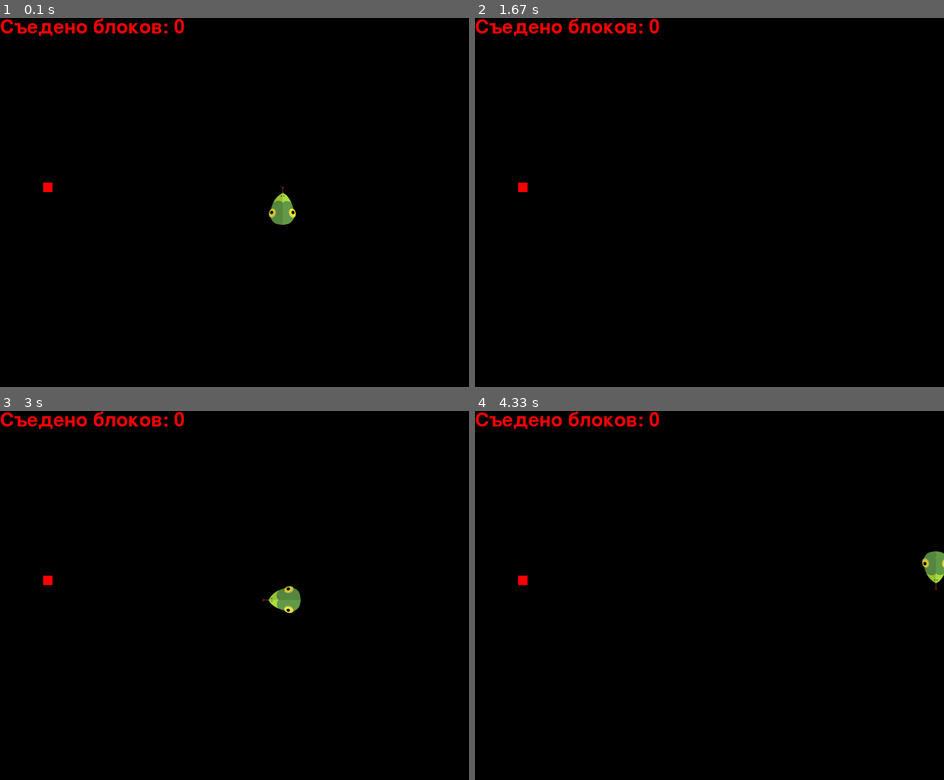
Above: before the commit, frames 1-4 (two rows, left to right).
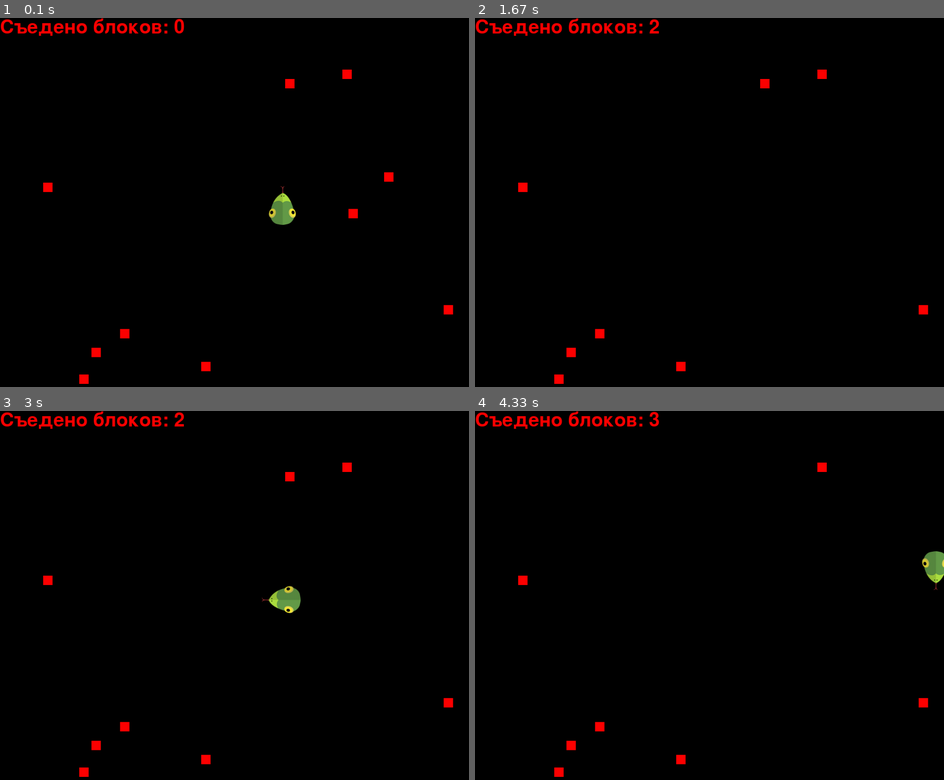
Above: after the commit, the same moments.

Repository: ImLuckyJr/it-academy-evraz
Game: pygame game, started from python/pygame/6 - мини игры змейка/игра 1.py
Two runs of this game, one before a commit and one after it. Both use one fixed random seed, a clock stepped at 60 frames per second and the inputs below.
Inputs:
- Up to frame 1 (0.1 s): no input
- Up to frame 2 (1.67 s): hold Right 0.33-0.8 s; hold Up 0.83-1.13 s; hold Right 1.17-1.63 s
- Up to frame 3 (3 s): hold Left 1.67-2.2 s; hold Down 2.23-2.53 s; hold Left 2.57-2.97 s
- Up to frame 4 (4.33 s): hold Up 3-3.37 s; hold Right 3.4-4.03 s; hold Down from 4.07 s (still down)

The runs differ from the first frame. In frame 1, 0.5% of the frame differs, in the area x 16-97%, y 13-100%; in frame 2, 0.4%; in frame 3, 0.4%; in frame 4, 0.4%.

Commit message:
Доработали змейку

Diff:
--- a/python/pygame/6 - мини игры змейка/игра 1.py
+++ b/python/pygame/6 - мини игры змейка/игра 1.py
@@ -84,21 +84,23 @@
 
     # создание ректа блока еды
     if len(foods) == 0:
-        foodrect = foodblock.get_rect()
-        foodrect.centerx = random.randint(0, WIDTH)
-        foodrect.centery = random.randint(0, HEIGHT)
-        foods.append(foodrect)
+        for i in range(10):
+            foodrect = foodblock.get_rect()
+            foodrect.centerx = random.randint(0, WIDTH)
+            foodrect.centery = random.randint(0, HEIGHT)
+            foods.append(foodrect)
 
     # проверка столкновения блока еды и змеи
-    if len(foods) > 0:
-        if block2rect.colliderect(foods[0]) == True:
+    for i in range(len(foods)):
+        if block2rect.colliderect(foods[i]) == True:
             # foods = []
-            foods.pop(0)
+            foods.pop(i)
             count += 1
+            break
 
     # рисуем блок еды
-    if len(foods) > 0:
-        mainScreen.blit(foodblock, foods[0])
+    for foodrect in foods:
+        mainScreen.blit(foodblock, foodrect)
 
     # рисуем змею
     mainScreen.blit(block2, block2rect)
